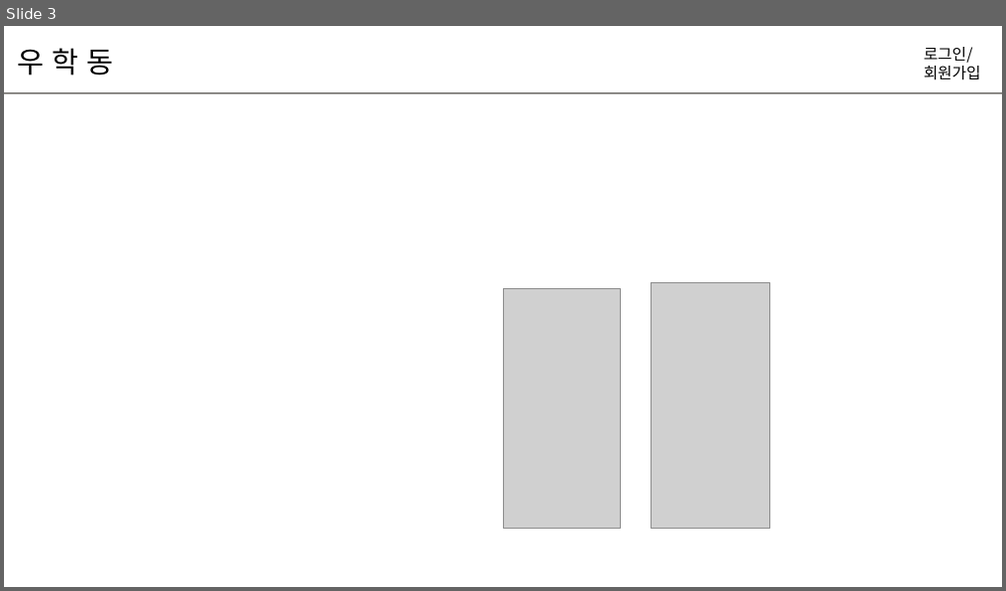
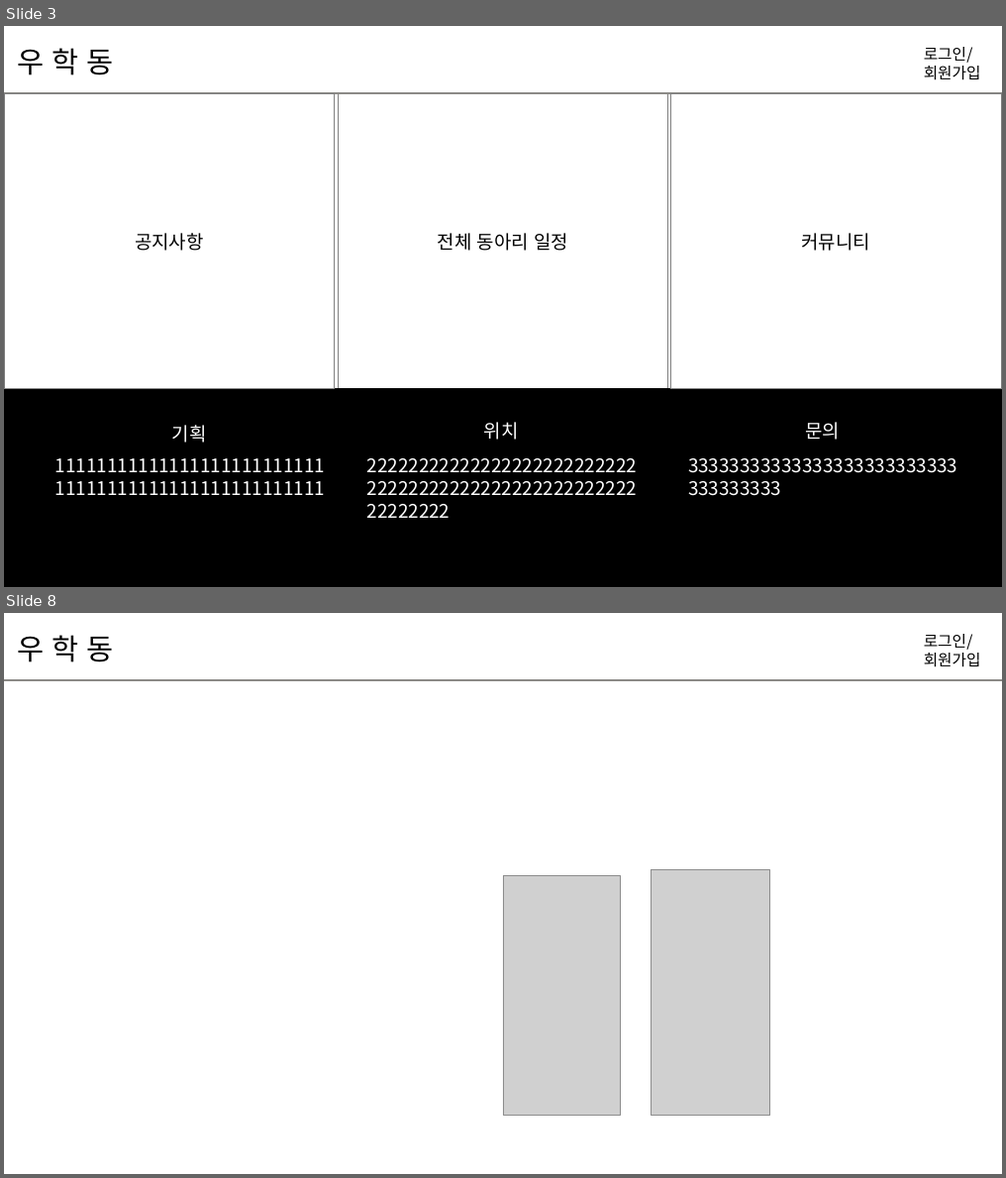
Before and after one commit to hyunniesss/ToyProject, a slide deck: document/와이어프레임/프레젠테이션1.pptx. Shown one above the other, each under a label of ours: slide 3 before the commit, slides 3 and 8 after it; the slides between them are not shown. The pictures are 1006x591 and 1006x1178 pixels, drawn with LibreOffice and Linux fonts; fonts in the diff are those of the drawing; grey boxes stand for pictures. Boxes give left, top, right and bottom in pixels: in the first picture for what was removed or moved away, otherwise in the second. Text is boxed around its words. In the diff, an @@ line names an element or a change of style, - is before the commit and + after.

```diff
--- a/document/와이어프레임/프레젠테이션1.pptx
+++ b/document/와이어프레임/프레젠테이션1.pptx
@@ slide 3 added at (x1=4, y1=26, x2=1002, y2=587), background #FFFFFF @@
@@ text added at (x1=17, y1=48, x2=114, y2=76), 28 pt, text #000000 @@
+우 학 동
@@ text added at (x1=924, y1=47, x2=981, y2=80), 15 pt, text #000000 @@
+로그인/
+회원가입
@@ line added from (4, 93) to (1002, 93), #8B8A86 1.5 pt @@
@@ rectangle added at (x1=4, y1=93, x2=335, y2=389), outline #808080 1 pt, 18 pt, text #000000 @@
+공지사항
@@ rectangle added at (x1=338, y1=93, x2=668, y2=389), outline #808080 1 pt, 18 pt, text #000000 @@
+전체 동아리 일정
@@ rectangle added at (x1=671, y1=93, x2=1002, y2=389), outline #808080 1 pt, 18 pt, text #000000 @@
+커뮤니티
@@ rectangle added at (x1=4, y1=389, x2=1002, y2=586), fill #000000, outline #000000 1 pt @@
@@ text added at (x1=172, y1=425, x2=207, y2=443), 18 pt, text #FFFFFF @@
+기획
@@ text added at (x1=484, y1=422, x2=519, y2=440), 18 pt, text #FFFFFF @@
+위치
@@ text added at (x1=805, y1=422, x2=840, y2=440), 18 pt, text #FFFFFF @@
+문의
@@ text added at (x1=55, y1=459, x2=325, y2=495), 18 pt, text #FFFFFF @@
+11111111111111111111111111
+11111111111111111111111111
@@ text added at (x1=359, y1=452, x2=647, y2=550), 18 pt, text #FFFFFF @@
+222222222222222222222222222222222222222222222222222222222222
@@ text added at (x1=681, y1=452, x2=967, y2=527), 18 pt, text #FFFFFF @@
+33333333333333333333333333333333333
@@ what was slide 3 is now slide 8 @@
```
Also in this commit, not shown: 2 slides changed, 4 other slides added, 12 other files.
